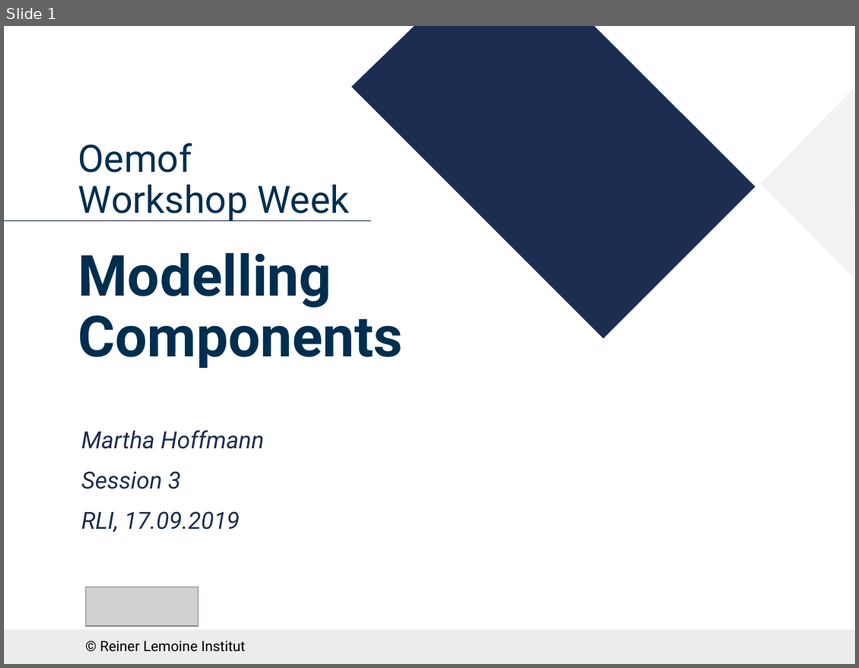
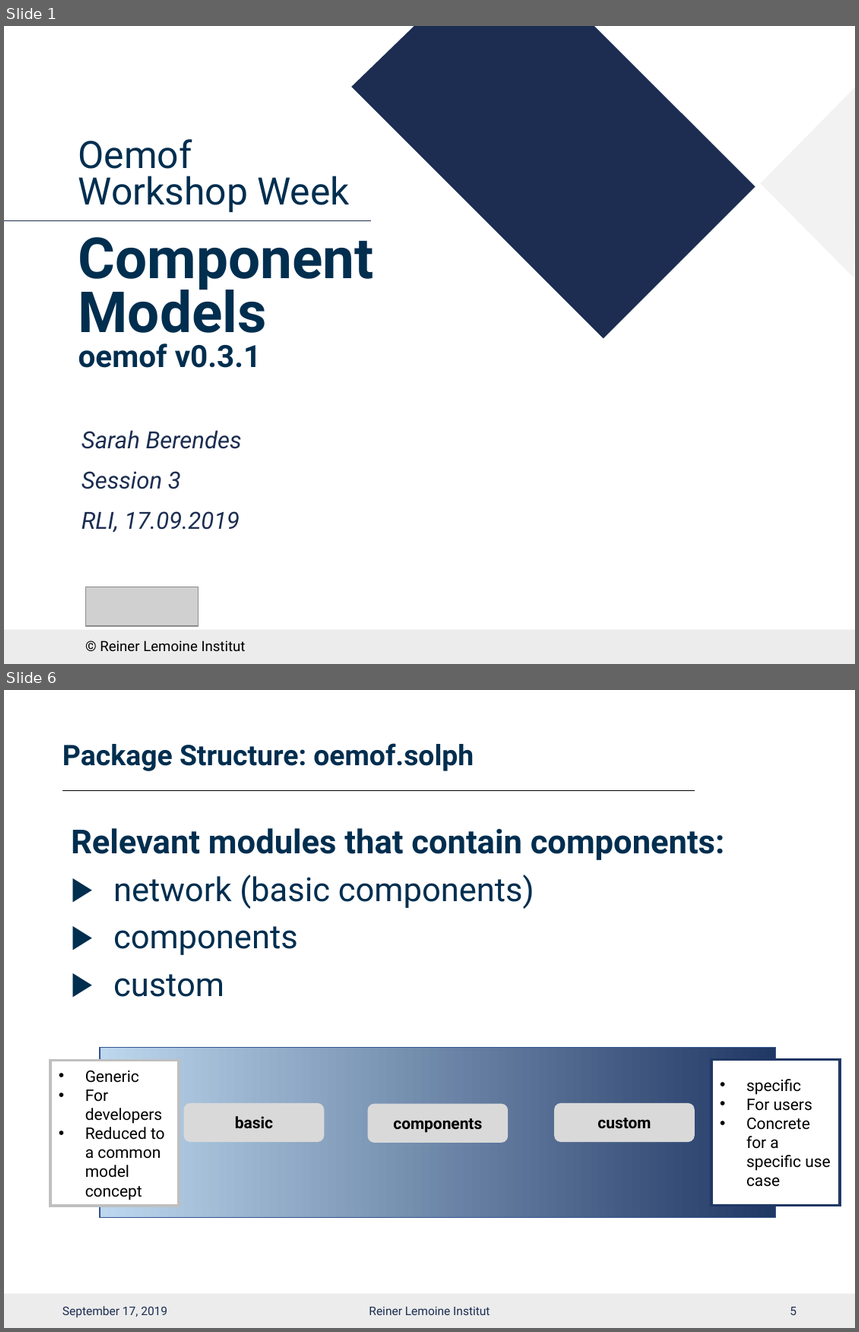
Before and after one commit to smartie2076/oemof_workshop, a slide deck: Oemof_Workshop_05_Components.pptx. Shown one above the other, each under a label of ours: slide 1 before the commit, slides 1 and 6 after it; the slides between them are not shown. The pictures are 859x668 and 859x1332 pixels, drawn with LibreOffice and Linux fonts; fonts in the diff are those of the drawing; grey boxes stand for pictures; background and template pictures are left out. Boxes give left, top, right and bottom in pixels: in the first picture for what was removed or moved away, otherwise in the second. Text is boxed around its words. In the diff, an @@ line names an element or a change of style, - is before the commit and + after.

Commit message:
model_components workshop material is uploaded

```diff
--- a/Oemof_Workshop_05_Components.pptx
+++ b/Oemof_Workshop_05_Components.pptx
@@ slide 6 added at [4,690,855,1328], background #FFFFFF; not listed: 1 template element that a slide beside it also shows @@
@@ title added at [63,743,474,771], 24 pt, text #002E4F, bold @@
+Package Structure: oemof.solph
@@ line added from (63, 790) to (694, 790), #000000 0.5 pt @@
@@ text added at [71,828,725,997], 28 pt, text #002E4F @@
+Relevant modules that contain components:
+▶ network (basic components)
+▶ components
+▶ custom
@@ rectangle added at [101,1047,776,1217], fill gradient #203864 to #BDD7EE, outline #325491 1 pt @@
@@ rectangle added at [50,1060,179,1206], fill #FFFFFF, outline #BFBFBF 2.25 pt, 13.5 pt, text #000000 @@
+• Generic
+• For developers
+• Reduced to a common model concept
@@ rectangle added at [712,1060,840,1206], fill #FFFFFF, outline #203864 2.25 pt, 13.5 pt, text #000000 @@
+• specific
+• For users
+• Concrete for a specific use case
@@ rounded rectangle added at [183,1103,324,1143], fill #D9D9D9, 13.5 pt, text #000000, bold @@
+basic
@@ rounded rectangle added at [367,1103,508,1143], fill #D9D9D9, 13.5 pt, text #000000, bold @@
+components
@@ rounded rectangle added at [555,1103,695,1143], fill #D9D9D9, 13.5 pt, text #000000, bold @@
+custom
@@ text added at [63,1306,167,1318], 10 pt, text #1C2D51 @@
+September 17, 2019
@@ text added at [369,1307,490,1315], 10 pt, text #1C2D51 @@
+Reiner Lemoine Institut
@@ page number added at [790,1307,797,1315], 10 pt, text #1C2D51 @@
+5
@@ slide 1 changed as well @@
@@ text at [78,139,374,368]: text changed; size 48 to 32 pt @@
-Oemof
-Workshop Week
-Modelling Components
+Oemof
+Workshop Week
+Component Models
+oemof v0.3.1
@@ subtitle at [82,430,242,449]: text changed @@
-Martha Hoffmann
+Sarah Berendes
```
Also in this commit, not shown: 2 other slides changed, 18 other slides added, 3 slides removed, 5 other files.
